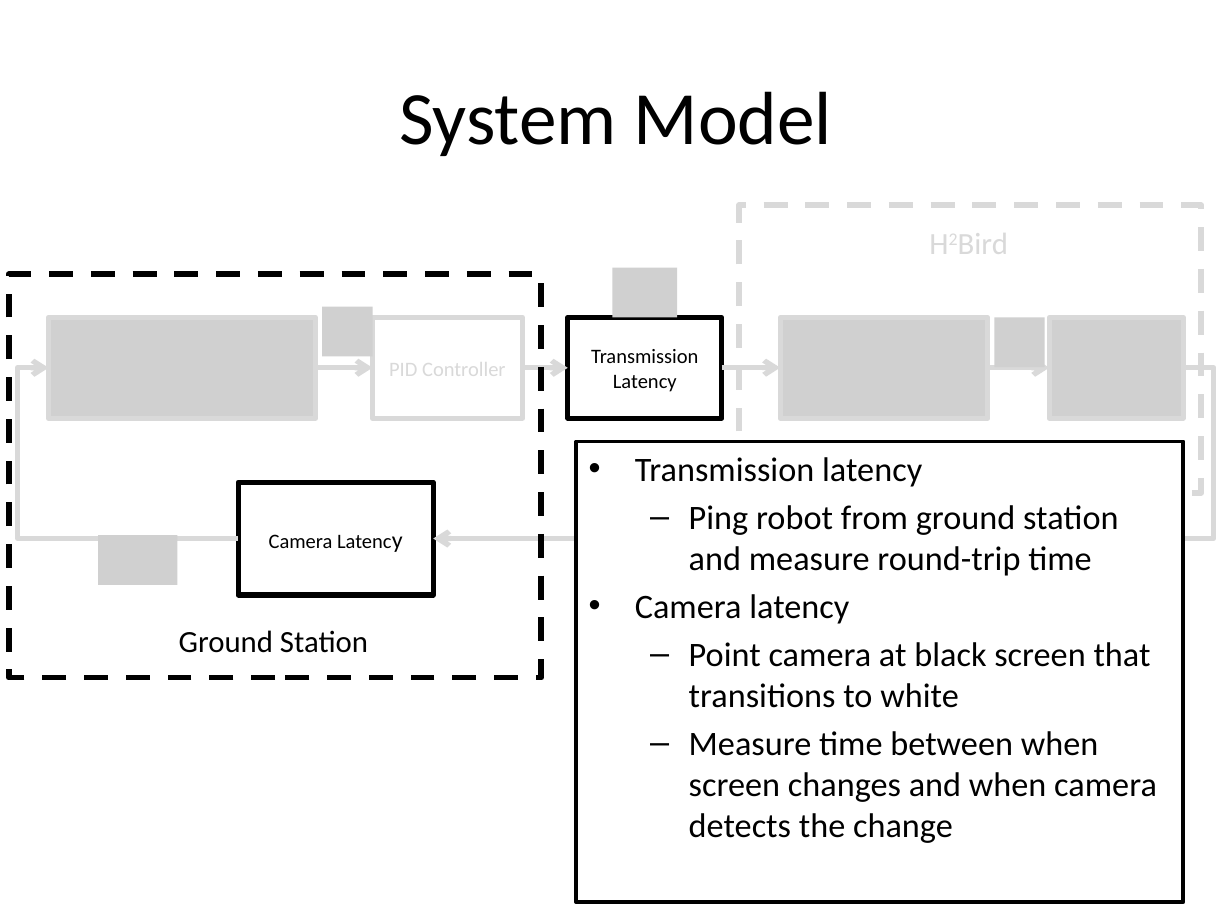
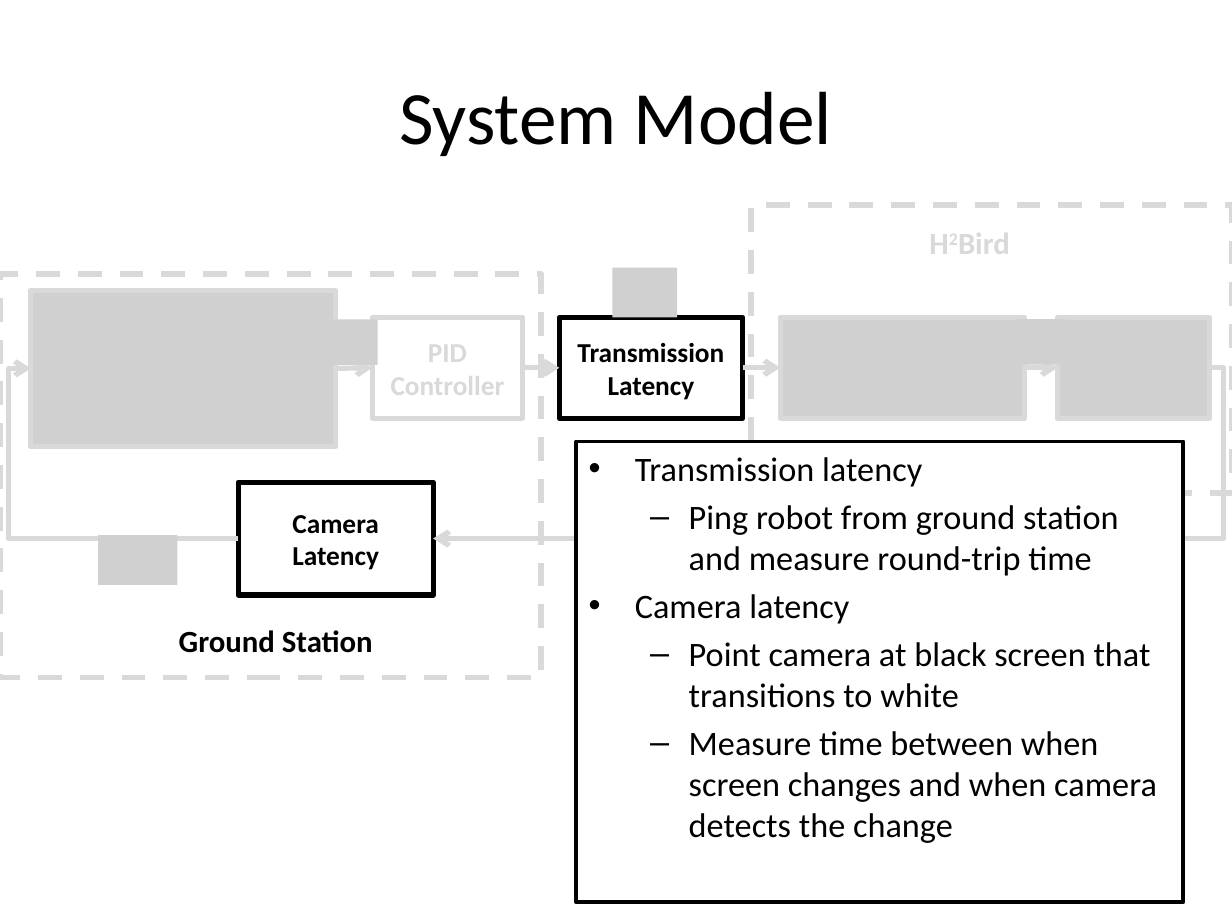
Before and after one commit to ryanjulian/manuscript-aamas2013, a slide deck: slide 18 of presentation/AAMAS_2013.pptx. Drawn at 1232x924 pixels with LibreOffice and Linux fonts; fonts in the diff are those of the drawing; grey boxes stand for pictures. Boxes give left, top, right and bottom in pixels: in the first picture for what was removed or moved away, otherwise in the second. Text is boxed around its words. In the diff, an @@ line names an element or a change of style, - is before the commit and + after.

```diff
--- a/presentation/AAMAS_2013.pptx
+++ b/presentation/AAMAS_2013.pptx
@@ rectangle: place and size @@
-rectangle at [739, 206, 1201, 493]
+rectangle at [752, 206, 1232, 493]
@@ text "H2Bird" at [918, 218, 1025, 267]: bold on @@
@@ rectangle: place and size @@
-rectangle at [9, 275, 541, 678]
+rectangle at [0, 275, 541, 678]
@@ rectangle at [0, 275, 541, 678]: outline #000000 3.5 pt dashed to #D9D9D9 3.5 pt dashed @@
@@ picture: place and size @@
-picture at [48, 318, 315, 419]
+picture at [31, 291, 335, 447]
@@ picture: place and size @@
-picture at [322, 307, 372, 356]
+picture at [329, 319, 378, 365]
@@ rectangle "PID Controller" at [372, 318, 522, 419]: size 12 to 16 pt, bold on @@
@@ rectangle "Transmission Latency" at [559, 318, 743, 419]: size 12 to 16 pt, bold on @@
@@ rectangle "Transmission Latency": place and size @@
-rectangle "Transmission Latency" at [568, 318, 722, 419]
+rectangle "Transmission Latency" at [559, 318, 743, 419]
@@ picture: place and size @@
-picture at [780, 318, 987, 419]
+picture at [780, 318, 1024, 419]
@@ picture: place and size @@
-picture at [994, 318, 1045, 367]
+picture at [1018, 319, 1066, 365]
@@ picture: place and size @@
-picture at [1050, 318, 1184, 419]
+picture at [1058, 318, 1210, 419]
@@ elbow arrow moved from (238, 538) - (48, 367) to (238, 538) - (31, 368) @@
@@ arrow moved from (315, 367) - (372, 367) to (335, 368) - (372, 367) @@
@@ elbow arrow moved from (1183, 367) - (434, 538) to (1210, 367) - (434, 538) @@
@@ elbow arrow moved from (522, 367) - (568, 367) to (522, 367) - (559, 367) @@
@@ elbow arrow moved from (722, 367) - (780, 367) to (743, 367) - (780, 367) @@
@@ arrow moved from (988, 367) - (1050, 367) to (1025, 367) - (1058, 367) @@
@@ rectangle "Camera Latency" at [238, 482, 432, 595]: size 12 to 16 pt, bold on; size 14 to 16 pt in "Latency" @@
@@ text "Ground Station" at [179, 630, 373, 653]: bold on @@
```
Also in this commit, not shown: 9 other slides changed, 1 slide added, 1 slide removed, 7 other files.
